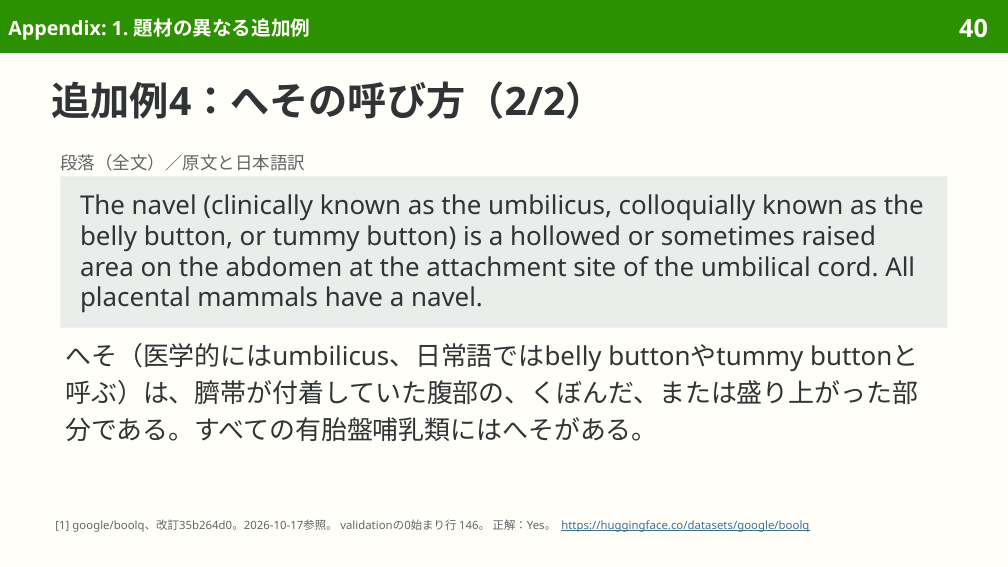
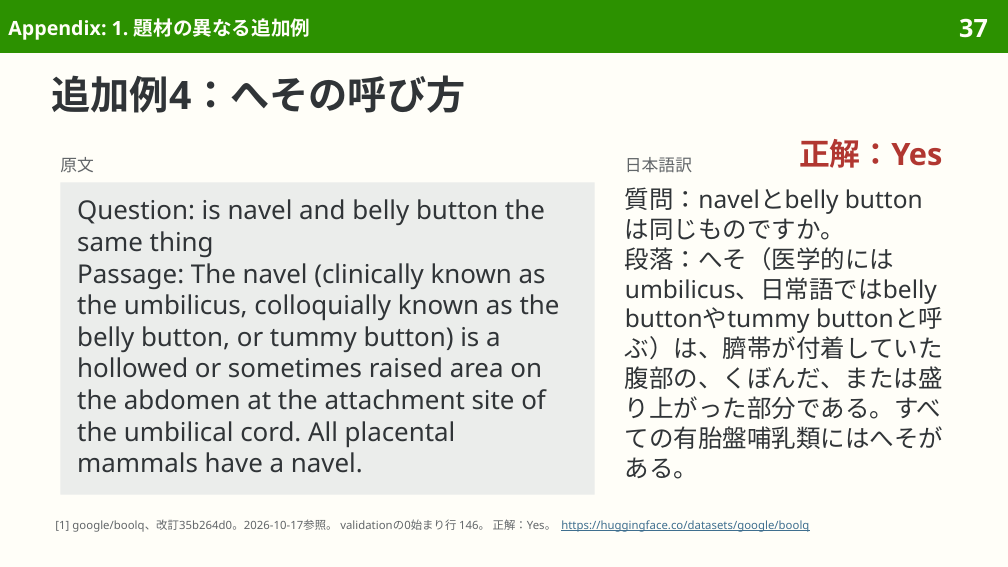
Before and after one commit to sasakiy84/datasets-in-10-minutes, a slide deck: slide 37 of slides/datasets-in-10-minutes-boolq.pptx (slide 40 before the commit). Drawn at 1008x567 pixels with LibreOffice and Linux fonts; fonts in the diff are those of the drawing. Boxes give left, top, right and bottom in pixels: in the first picture for what was removed or moved away, otherwise in the second. Text is boxed around its words. In the diff, an @@ line names an element or a change of style, - is before the commit and + after.

```diff
--- a/slides/datasets-in-10-minutes-boolq.pptx
+++ b/slides/datasets-in-10-minutes-boolq.pptx
@@ page number at (959, 18, 988, 38): text changed @@
-40
+37
@@ title at (52, 75, 466, 113): text changed @@
-追加例4：へその呼び方（2/2）
+追加例4：へその呼び方
@@ text added at (799, 139, 942, 168), 22 pt, text #B13731, bold @@
+正解：Yes
@@ text added at (60, 157, 94, 173), 12 pt, text #626669 @@
+原文
@@ text at (625, 157, 692, 173): text changed; size 12.5 to 12 pt @@
-段落（全文）／原文と日本語訳
+日本語訳
@@ rectangle "Question: is navel and belly ...": place and size @@
-rectangle "Question: is navel and belly ..." at (60, 176, 948, 328)
+rectangle "Question: is navel and belly ..." at (60, 182, 595, 495)
@@ rectangle "Question: is navel and belly ..." at (60, 182, 595, 495): vertical alignment middle to top @@
@@ text in rectangle at (77, 199, 560, 473): text changed @@
-The navel (clinically known as the umbilicus, colloquially known as the belly button, or tummy button) is a hollowed or sometimes raised area on the abdomen at the attachment site of the umbilical cord. All placental mammals have a navel.
+Question: is navel and belly button the same thing
+Passage: The navel (clinically known as the umbilicus, colloquially known as the belly button, or tummy button) is a hollowed or sometimes raised area on the abdomen at the attachment site of the umbilical cord. All placental mammals have a navel.
@@ text at (625, 187, 943, 479): text changed; size 18.5 to 17.5 pt @@
-へそ（医学的にはumbilicus、日常語ではbelly buttonやtummy buttonと呼ぶ）は、臍帯が付着していた腹部の、くぼんだ、または盛り上がった部分である。すべての有胎盤哺乳類にはへそがある。
+質問：navelとbelly buttonは同じものですか。
+段落：へそ（医学的にはumbilicus、日常語ではbelly buttonやtummy buttonと呼ぶ）は、臍帯が付着していた腹部の、くぼんだ、または盛り上がった部分である。すべての有胎盤哺乳類にはへそがある。
```
Also in this commit, not shown: 6 other slides changed, 7 slides removed, 9 other files.
